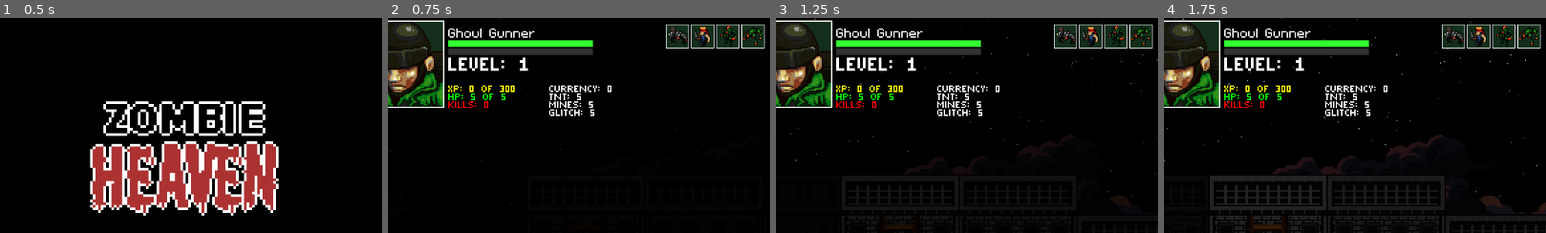
Above: before the commit, frames 1-4 (left to right).
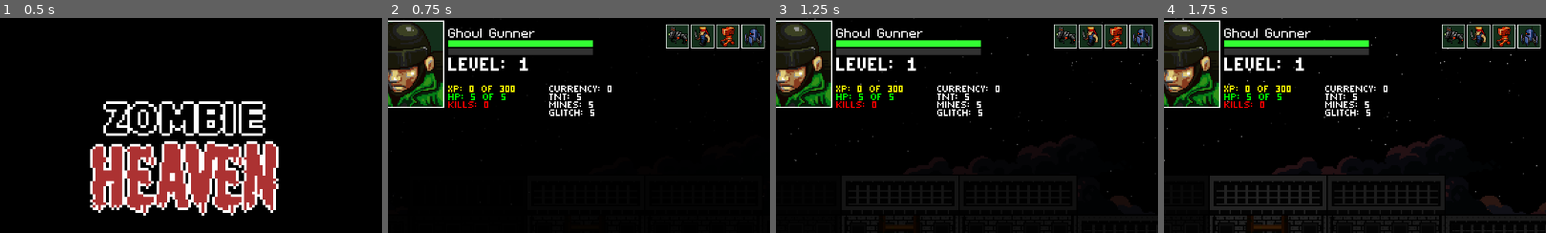
Above: after the commit, the same moments.

Repository: Tekknobot/ZombieSlug
Game: Godot game, scene res://Scenes/Titlescreen.tscn
Two runs of this game, one before a commit and one after it. Both use one fixed random seed, a clock stepped at 60 frames per second and the inputs below.
Inputs:
- Up to frame 1 (0.5 s): no input
- Up to frame 2 (0.75 s): tap Enter (ui_accept) at 0.5 s; hold Right (ui_right) from 0.53 s (still down)
- Up to frame 3 (1.25 s): keep holding Right (ui_right); tap Enter (ui_accept) at 0.77 s
- Up to frame 4 (1.75 s): release Right (ui_right) at 1.28 s; hold Down (ui_down) from 1.28 s (still down); tap Enter (ui_accept) at 1.52 s
The pictures show only the part of the screen within x 24-74%, y 1-51%; the shares and areas given below are measured in that part.

Frame 1 is identical in both runs. In frame 2, 0.5% of the frame differs, in the area x 87-98%, y 3-14%; in frame 3, 0.5%; in frame 4, 0.5%.

Commit message:
Push to build.

Diff:
--- a/Scenes/Main.tscn
+++ b/Scenes/Main.tscn
@@ -18,9 +18,9 @@
 [ext_resource type="Script" path="res://Scripts/healthbar.gd" id="10_j2nv3"]
 [ext_resource type="Texture2D" uid="uid://d2mtq3d5joemr" path="res://Portraits/Zombies/Rambo_portrait.png" id="17_7laas"]
 [ext_resource type="Texture2D" uid="uid://cle37oiwj581m" path="res://Portraits/Zombies/Dog_portrait.png" id="18_p40qc"]
-[ext_resource type="Texture2D" uid="uid://bedrjpys37gnq" path="res://Assets/Meks/M1/m1idle_1.png" id="19_k767o"]
+[ext_resource type="Texture2D" uid="uid://cjn84xnix5xvv" path="res://Assets/Bots/Orange/robo1-export1.png" id="19_7ehei"]
 [ext_resource type="PackedScene" uid="uid://5r7h532lidgw" path="res://Scenes/Sprites/block.tscn" id="20_5cnqw"]
-[ext_resource type="Texture2D" uid="uid://dfrankfy0q8v1" path="res://Assets/Meks/M2/m2idle_1.png" id="20_5u86s"]
+[ext_resource type="Texture2D" uid="uid://bdm515rcm1kf3" path="res://Assets/Bots/Blue/robo2-export1.png" id="20_o5iqp"]
 [ext_resource type="Script" path="res://Scripts/block_manager.gd" id="20_omn77"]
 [ext_resource type="Script" path="res://Scenes/helicopter_spawner.gd" id="23_vhlg4"]
 [ext_resource type="Script" path="res://Scripts/music_random.gd" id="25_te7ld"]
@@ -272,11 +272,11 @@
 [node name="Portrait" type="TextureRect" parent="HUD/TopLeft/Mech"]
 material = SubResource("ShaderMaterial_od7e4")
 layout_mode = 0
-offset_left = 4.0
-offset_top = -4.0
-offset_right = 68.0
-offset_bottom = 76.0
-texture = ExtResource("19_k767o")
+offset_left = 1.0
+offset_top = -1.0
+offset_right = 65.0
+offset_bottom = 89.0
+texture = ExtResource("19_7ehei")
 stretch_mode = 4
 
 [node name="Panther" type="Panel" parent="HUD/TopLeft"]
@@ -292,10 +292,11 @@
 [node name="Portrait" type="TextureRect" parent="HUD/TopLeft/Panther"]
 material = SubResource("ShaderMaterial_od7e4")
 layout_mode = 0
-offset_left = 1.5
-offset_right = 65.5
-offset_bottom = 65.0
-texture = ExtResource("20_5u86s")
+offset_left = 2.0
+offset_top = -1.0
+offset_right = 66.0
+offset_bottom = 79.0
+texture = ExtResource("20_o5iqp")
 stretch_mode = 4
 
 [node name="Name" type="RichTextLabel" parent="HUD/TopLeft"]
--- a/Scenes/Sprites/soldier.tscn
+++ b/Scenes/Sprites/soldier.tscn
@@ -217,14 +217,13 @@
 anchor_top = 0.5
 anchor_right = 0.5
 anchor_bottom = 0.5
-offset_top = -48.0
+offset_top = -54.0
 offset_right = 180.0
-offset_bottom = -8.0
+offset_bottom = -14.0
 grow_horizontal = 2
 grow_vertical = 2
 theme_override_fonts/normal_font = ExtResource("2_1ri8o")
 theme_override_font_sizes/normal_font_size = 16
-text = "Hello"
 fit_content = true
 scroll_following = true
 
@@ -232,7 +231,7 @@
 material = SubResource("ShaderMaterial_jd2l6")
 sprite_frames = SubResource("SpriteFrames_yp3ch")
 autoplay = "default"
-frame_progress = 0.545131
+frame_progress = 0.184243
 
 [node name="CollisionShape2D" type="CollisionShape2D" parent="."]
 position = Vector2(0, -20)
--- a/project.godot
+++ b/project.godot
@@ -27,7 +27,7 @@
 
 [display]
 
-window/size/mode=2
+window/size/mode=3
 window/stretch/mode="viewport"
 
 [input]
